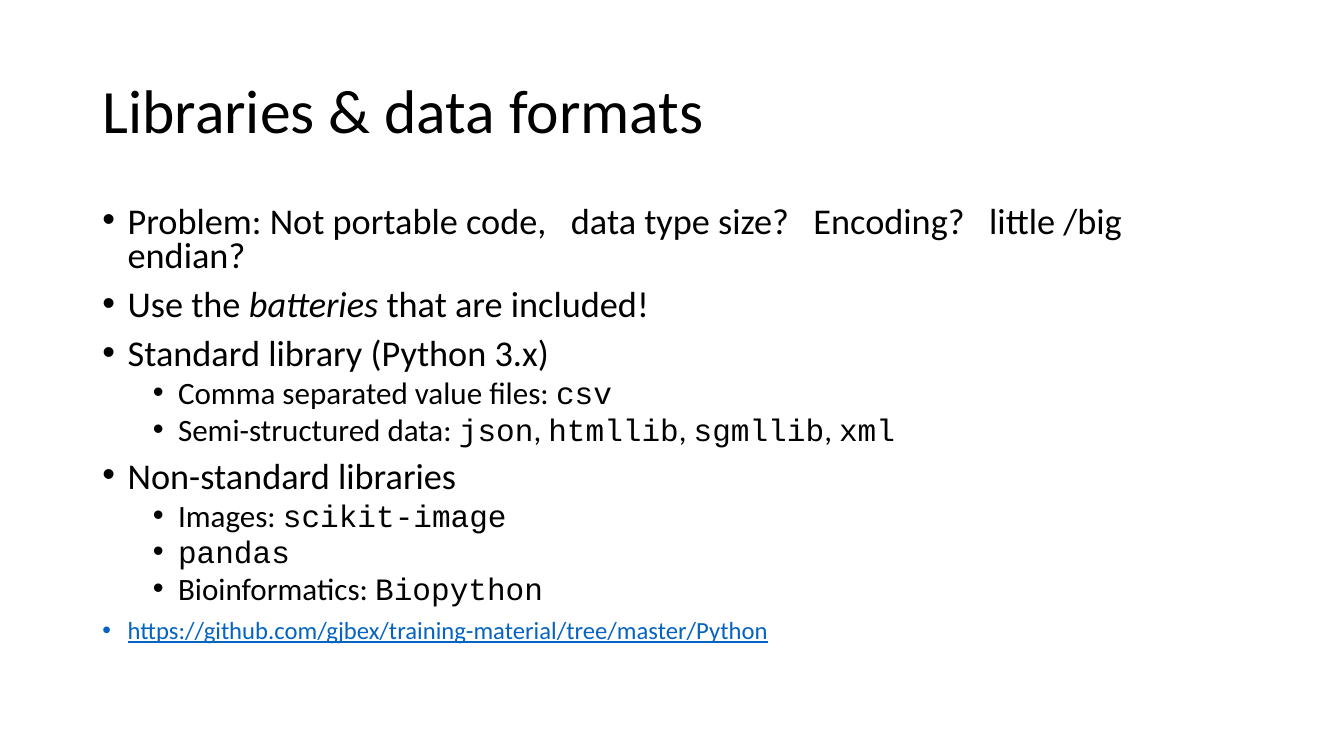
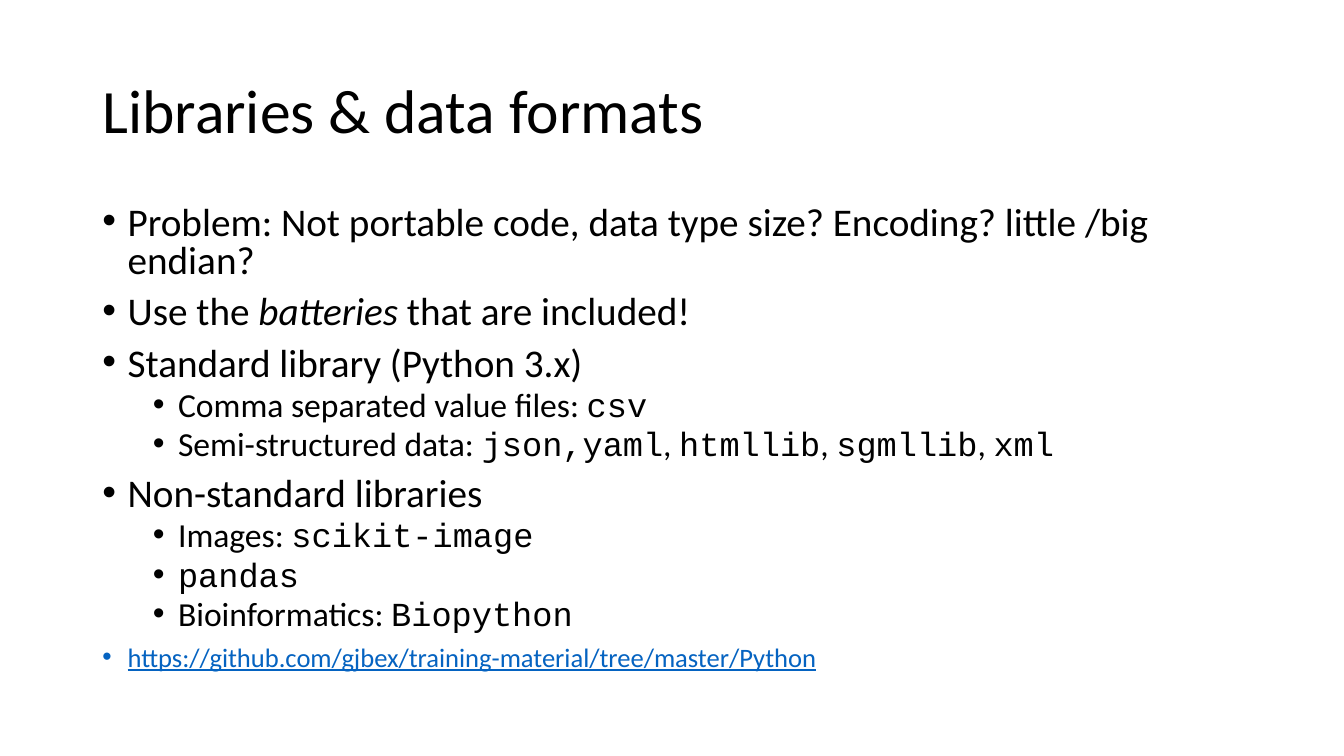
Before and after one commit to moravveji/python_intro_training, a slide deck: slide 36 of slides-pptx/09-Python_intro-io.pptx. Drawn at 1344x756 pixels with LibreOffice and Linux fonts; fonts in the diff are those of the drawing. Boxes give left, top, right and bottom in pixels: in the first picture for what was removed or moved away, otherwise in the second. Text is boxed around its words. In the diff, an @@ line names an element or a change of style, - is before the commit and + after.

```diff
--- a/slides-pptx/09-Python_intro-io.pptx
+++ b/slides-pptx/09-Python_intro-io.pptx
@@ text at (128,208,1148,672): size 25.9 to 28 pt in "Problem: Not portable code, data type size? ...", "Use the batteries that are included!", "Standard library (Python 3.x)", "Non-standard libraries"; size 22.2 to 24 pt in "Comma separated value files: csv", "Images: scikit-image", "pandas", "Bioinformatics: Biopython"; size 17.6 to 19 pt in "https://github.com/gjbex/training-material/tree/master/Pytho ..." @@
@@ text at (178,432,1055,463): text changed; size 22.2 to 24 pt; font Calibri to Courier New @@
-  • Semi-structured data: json, htmllib, sgmllib, xml
+  • Semi-structured data: json,yaml, htmllib, sgmllib, xml
```
Also in this commit, not shown: 9 other slides changed, 3 other files.
